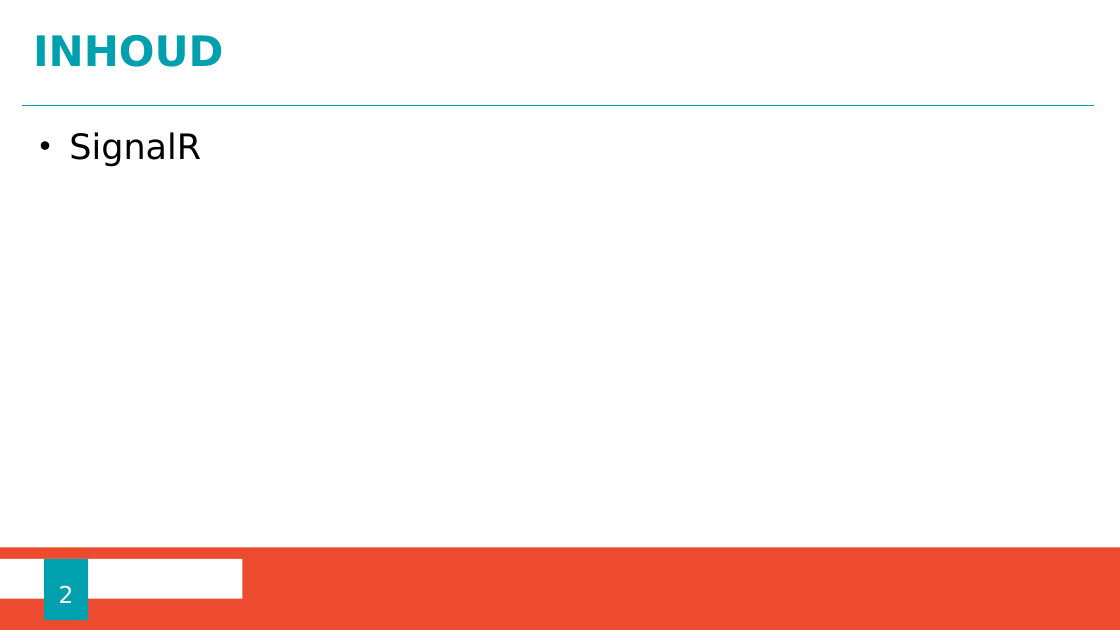
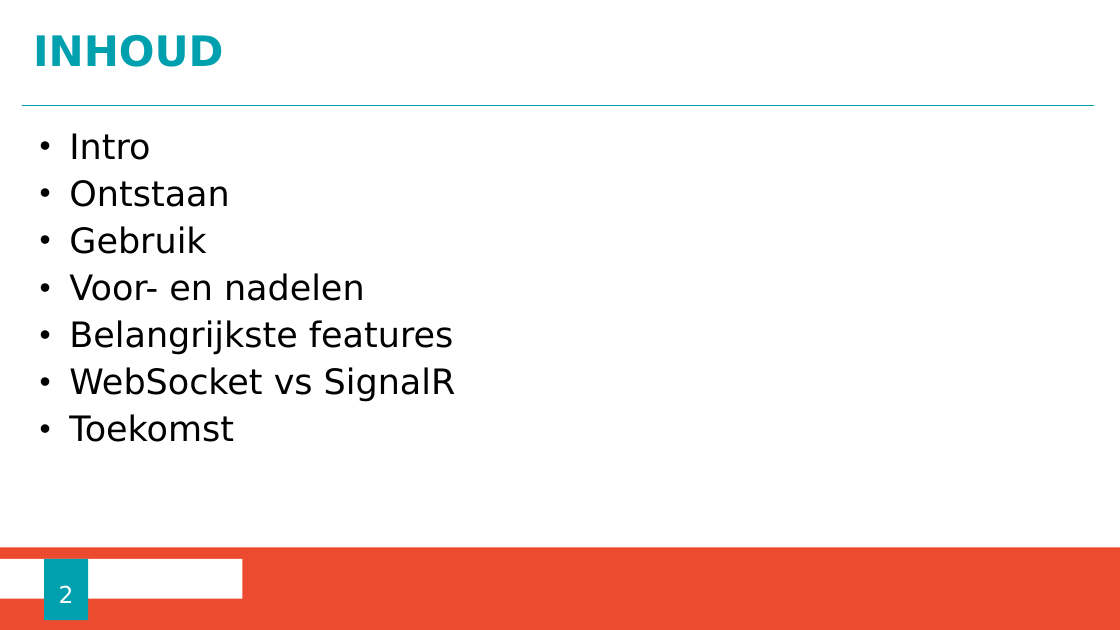
Before and after one commit to ChristopheM98/SignalR_Webapp, a slide deck: slide 2 of Presentatie SignalR.pptx. Drawn at 1120x630 pixels with LibreOffice and Linux fonts; fonts in the diff are those of the drawing; background and template pictures are left out. Boxes give left, top, right and bottom in pixels: in the first picture for what was removed or moved away, otherwise in the second. Text is boxed around its words. In the diff, an @@ line names an element or a change of style, - is before the commit and + after.

```diff
--- a/Presentatie SignalR.pptx
+++ b/Presentatie SignalR.pptx
@@ text at box(69, 133, 456, 442): text changed @@
-• SignalR
+• Intro
+• Ontstaan
+• Gebruik
+• Voor- en nadelen
+• Belangrijkste features
+• WebSocket vs SignalR
+• Toekomst
```
Also in this commit, not shown: 2 other slides changed, 15 slides added, 6 other files.
